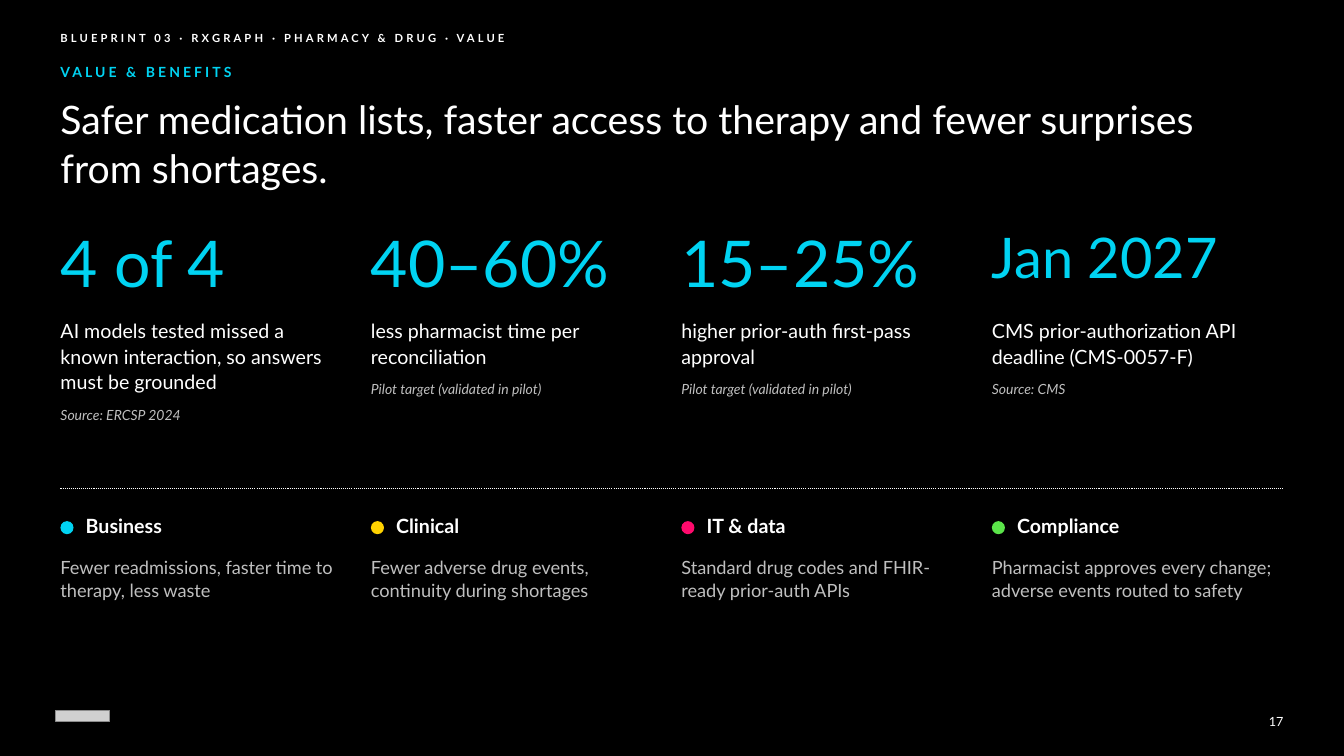
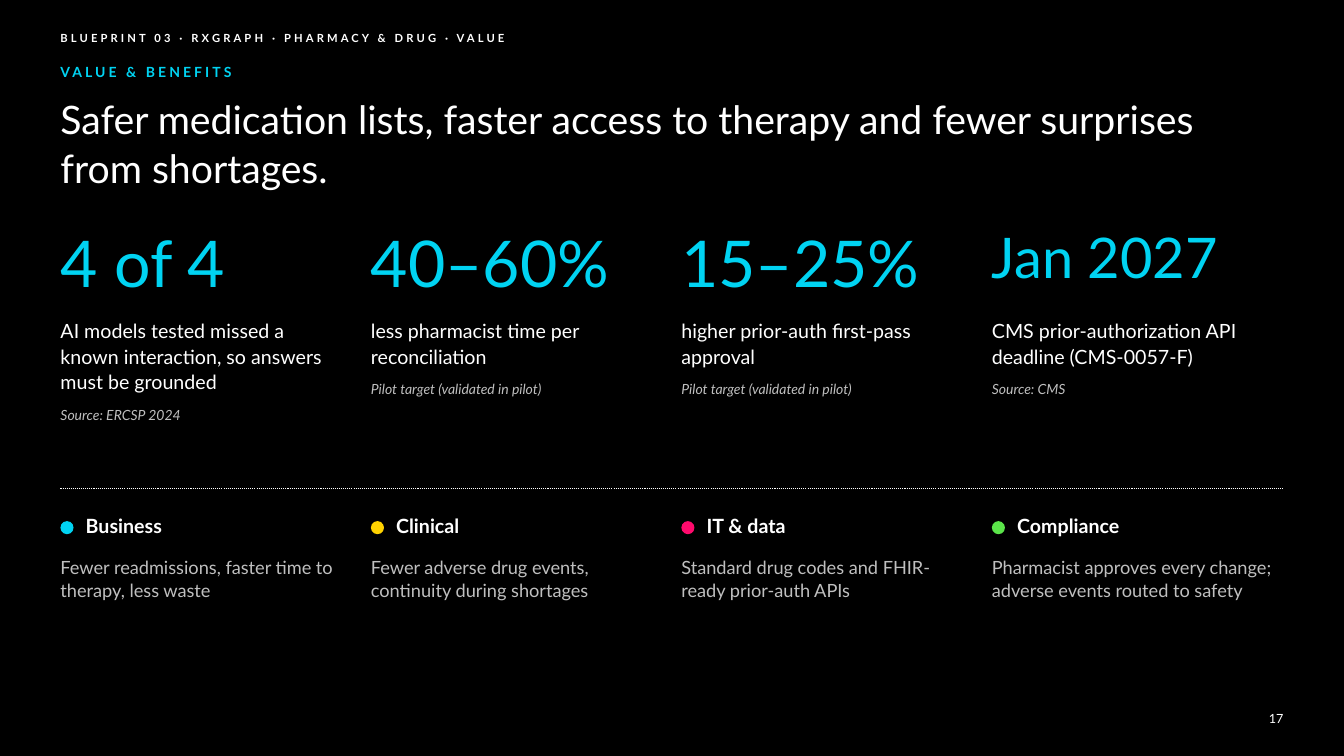
Before and after one commit to chintasurya/HealthcareCasestudies, a slide deck: slide 17 of deck/IG_Healthcare_AI_Solution_Blueprints.pptx. Drawn at 1344x756 pixels with LibreOffice and Linux fonts; fonts in the diff are those of the drawing; grey boxes stand for pictures; background and template pictures are left out. Boxes give left, top, right and bottom in pixels: in the first picture for what was removed or moved away, otherwise in the second. Text is boxed around its words. In the diff, an @@ line names an element or a change of style, - is before the commit and + after.

```diff
--- a/deck/IG_Healthcare_AI_Solution_Blueprints.pptx
+++ b/deck/IG_Healthcare_AI_Solution_Blueprints.pptx
@@ background #FFFFFF to #000000 @@
@@ rectangle removed at <box>0,0,1344,756</box> @@
@@ picture removed at <box>55,711,110,722</box> @@
@@ text removed at <box>1269,717,1284,726</box> @@
-17
@@ page number added at <box>1269,714,1284,723</box>, 9 pt, text #FFFFFF @@
+17
```
Also in this commit, not shown: 29 other slides changed, 4 other files.
